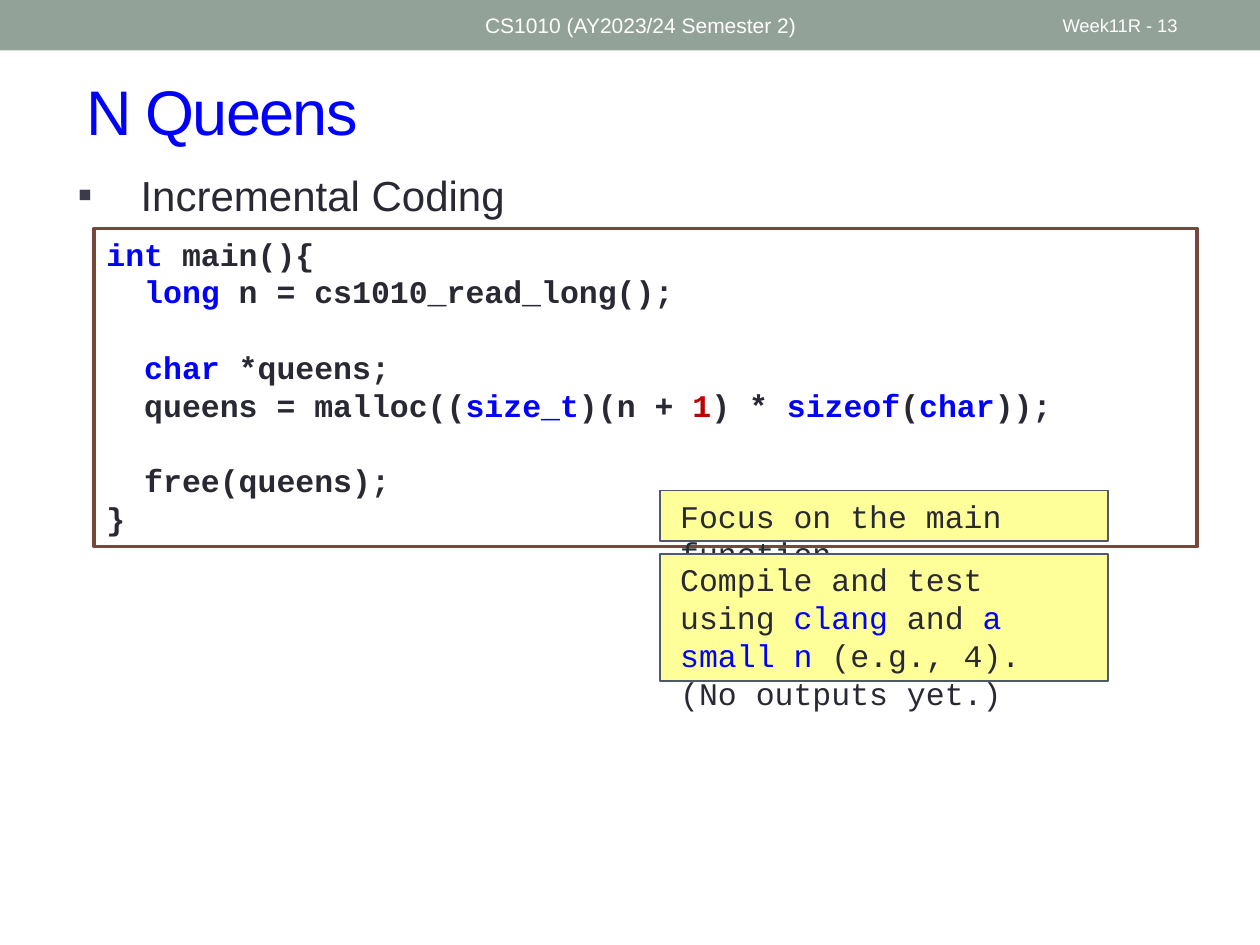
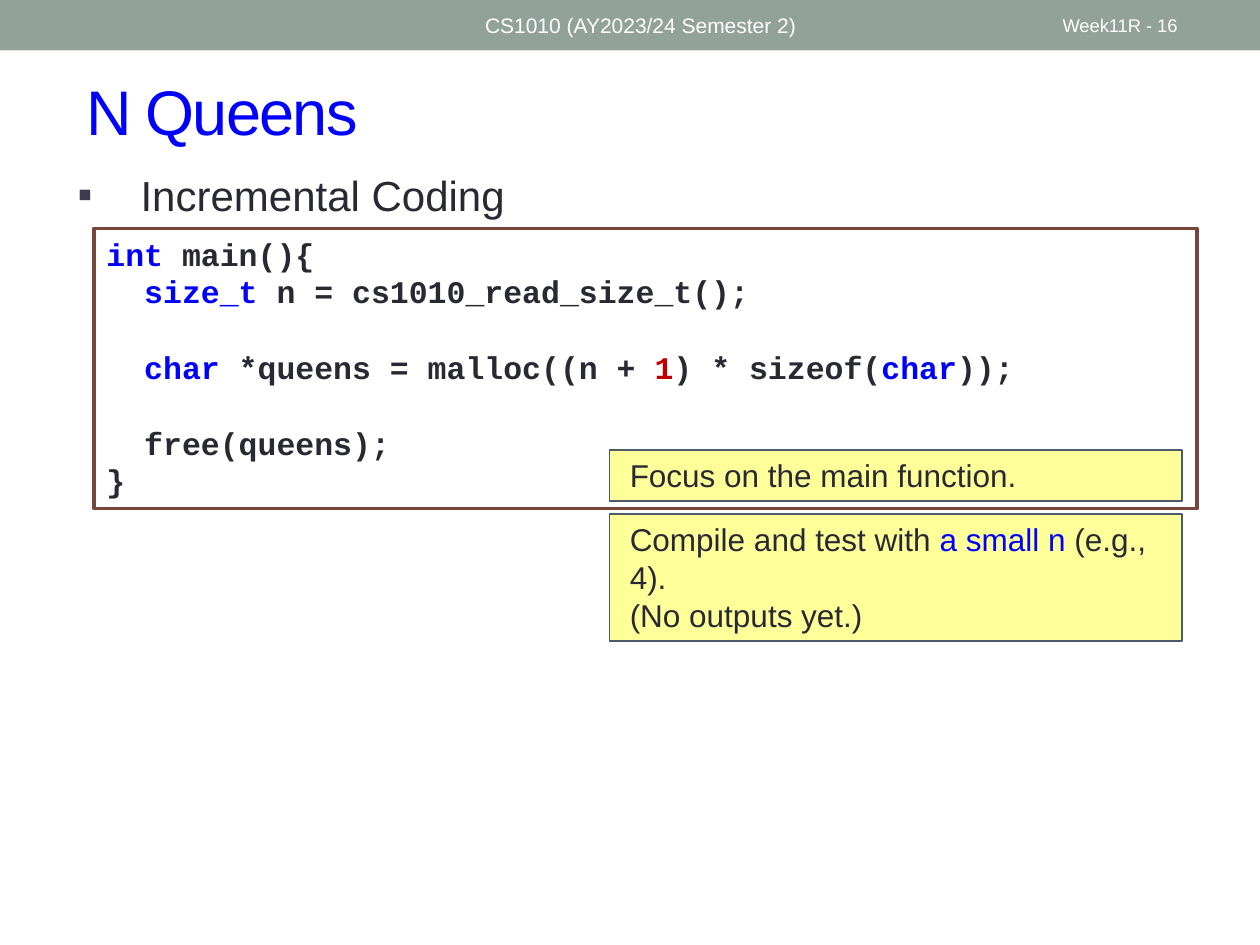
Before and after one commit to nus-cs1010-2425-s2/website, a slide deck: slide 16 of slides/Week11_Recap.pptx (slide 13 before the commit). Drawn at 1260x945 pixels with LibreOffice and Linux fonts; fonts in the diff are those of the drawing. Boxes give left, top, right and bottom in pixels: in the first picture for what was removed or moved away, otherwise in the second. Text is boxed around its words. In the diff, an @@ line names an element or a change of style, - is before the commit and + after.

```diff
--- a/slides/Week11_Recap.pptx
+++ b/slides/Week11_Recap.pptx
@@ page number at (x1=1063, y1=19, x2=1177, y2=32): text changed @@
-Week11R - 13
+Week11R - 16
@@ rectangle "int main(){" resized from (x1=94, y1=228, x2=1197, y2=546) to (x1=94, y1=228, x2=1197, y2=508) @@
@@ text in rectangle at (x1=144, y1=281, x2=1014, y2=386): text changed @@
-long n = cs1010_read_long();
-char *queens;
-queens = malloc((size_t)(n + 1) * sizeof(char));
+size_t n = cs1010_read_size_t();
+char *queens = malloc((n + 1) * sizeof(char));
@@ rectangle "Focus on the main function." resized from (x1=660, y1=490, x2=1108, y2=541) to (x1=610, y1=450, x2=1182, y2=500) @@
@@ rectangle "Focus on the main function." at (x1=610, y1=450, x2=1182, y2=500): font Courier New to Arial @@
@@ rectangle "Compile and test with a ..." resized from (x1=660, y1=554, x2=1108, y2=682) to (x1=610, y1=514, x2=1182, y2=641) @@
@@ text in rectangle at (x1=630, y1=528, x2=1146, y2=595): text changed; font Courier New to Arial @@
-    Compile and test using clang and a small n (e.g., 4).
+    Compile and test with a small n (e.g., 4).
@@ text in rectangle at (x1=630, y1=604, x2=862, y2=633): font Courier New to Arial in "(No outputs yet.)" @@
```
Also in this commit, not shown: 6 other slides changed, 3 slides added, 4 other files.
